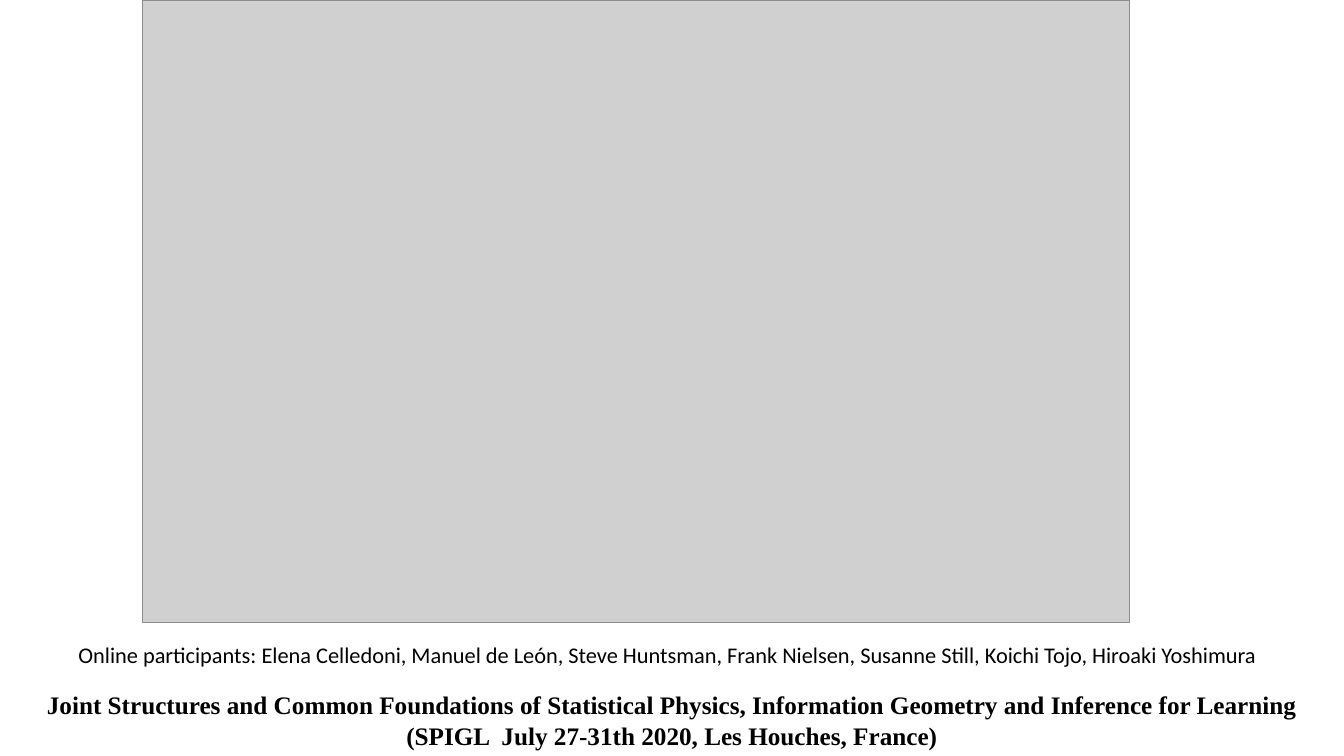
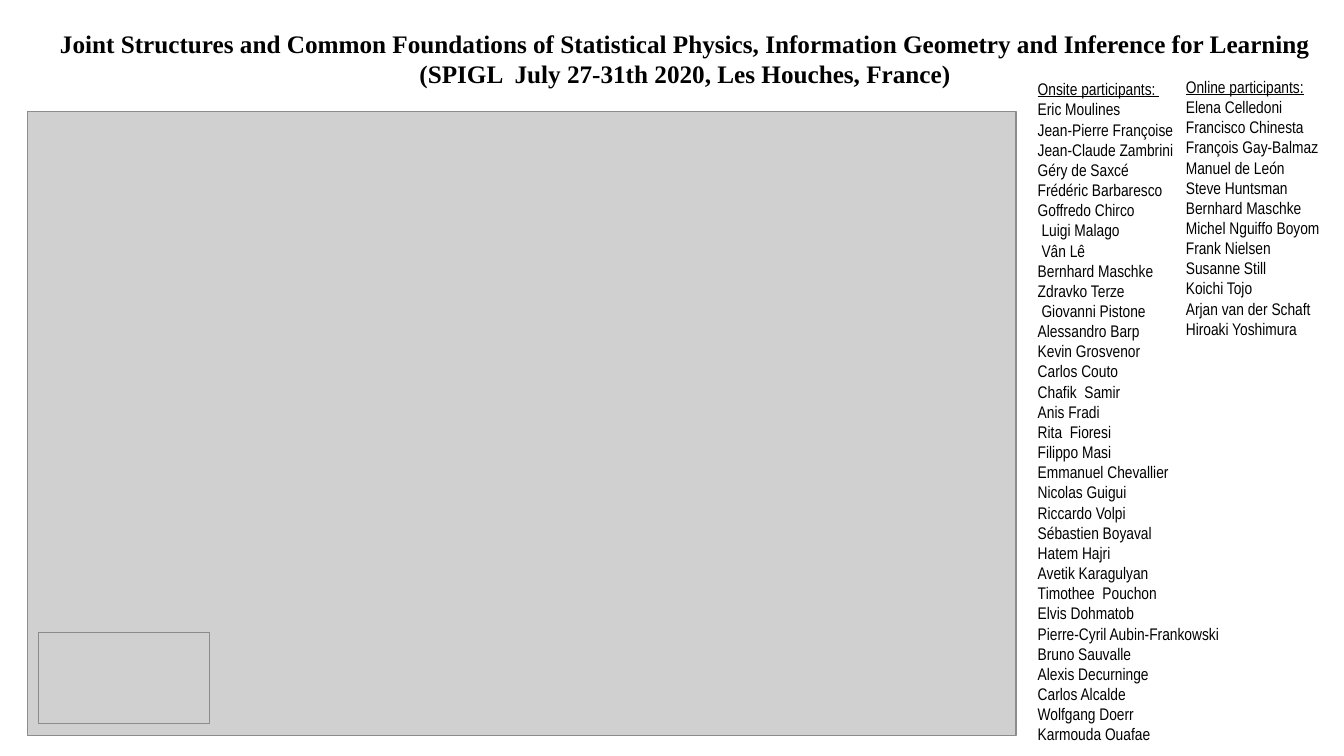
Before and after one commit to FrankNielsen/FrankNielsen.github.io, a slide deck: slide 1 of SPIG-LesHouches2020/SPIGL-GroupPhoto.pptx. Drawn at 1344x756 pixels with LibreOffice and Linux fonts; fonts in the diff are those of the drawing; grey boxes stand for pictures. Boxes give left, top, right and bottom in pixels: in the first picture for what was removed or moved away, otherwise in the second. Text is boxed around its words. In the diff, an @@ line names an element or a change of style, - is before the commit and + after.

```diff
--- a/SPIG-LesHouches2020/SPIGL-GroupPhoto.pptx
+++ b/SPIG-LesHouches2020/SPIGL-GroupPhoto.pptx
@@ text "Joint Structures and Common Foundations ...": place and size @@
-text "Joint Structures and Common Foundations ..." at bbox=[47, 696, 1296, 751]
+text "Joint Structures and Common Foundations ..." at bbox=[60, 35, 1309, 89]
@@ text added at bbox=[1038, 83, 1219, 740], 12 pt, text #000000 @@
+Onsite participants:
+Eric Moulines
+Jean-Pierre Françoise
+Jean-Claude Zambrini
+Géry de Saxcé
+Frédéric Barbaresco
+Goffredo Chirco
+Luigi Malago
+Vân Lê
+Bernhard Maschke
+Zdravko Terze
+Giovanni Pistone
+Alessandro Barp
+Kevin Grosvenor
+Carlos Couto
+Chafik Samir
+Anis Fradi
+Rita Fioresi
+Filippo Masi
+Emmanuel Chevallier
+Nicolas Guigui
+Riccardo Volpi
+Sébastien Boyaval
+Hatem Hajri
+Avetik Karagulyan
+Timothee Pouchon
+Elvis Dohmatob
+Pierre-Cyril Aubin-Frankowski
+Bruno Sauvalle
+Alexis Decurninge
+Carlos Alcalde
+Wolfgang Doerr
+Karmouda Ouafae
@@ text at bbox=[1186, 81, 1320, 335]: text changed; size 16 to 12 pt; font Calibri to Arial Narrow @@
-Online participants: Elena Celledoni, Manuel de León, Steve Huntsman, Frank Nielsen, Susanne Still, Koichi Tojo, Hiroaki Yoshimura
+Online participants:
+Elena Celledoni
+Francisco Chinesta
+François Gay-Balmaz
+Manuel de León
+Steve Huntsman
+Bernhard Maschke
+Michel Nguiffo Boyom
+Frank Nielsen
+Susanne Still
+Koichi Tojo
+Arjan van der Schaft
+Hiroaki Yoshimura
@@ picture: place and size @@
-picture at bbox=[143, 0, 1129, 622]
+picture at bbox=[28, 112, 1016, 736]
@@ picture added at bbox=[38, 632, 210, 723] @@
```
Also in this commit, not shown: 1 slide added, 9 other files.
